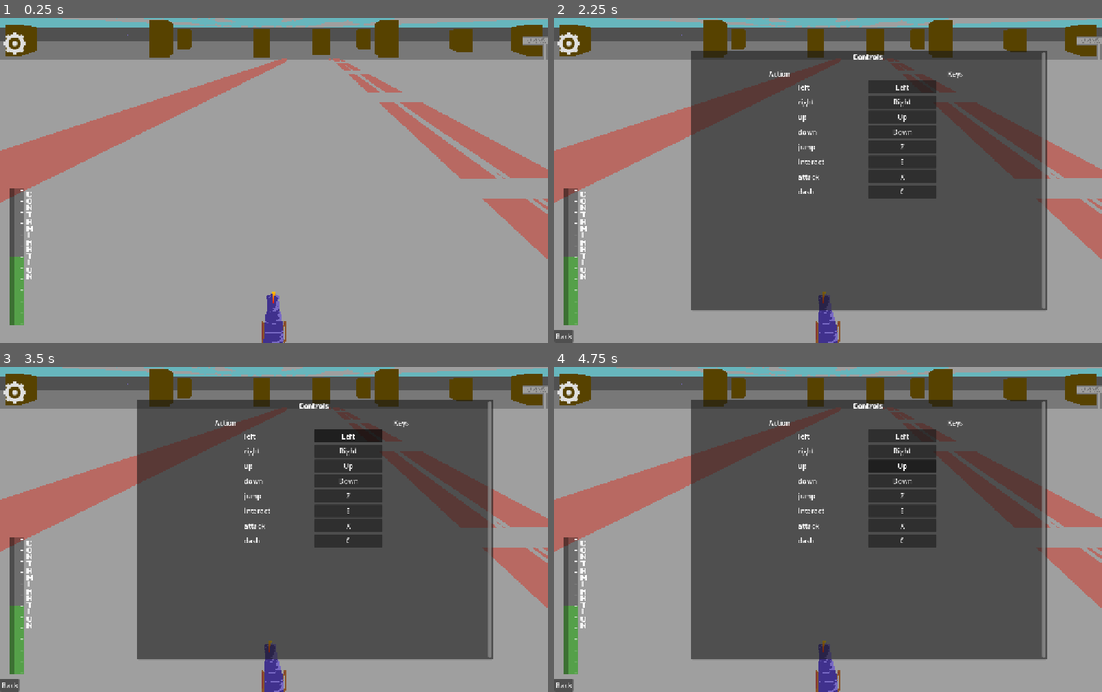
Above: before the commit, frames 1-4 (two rows, left to right).
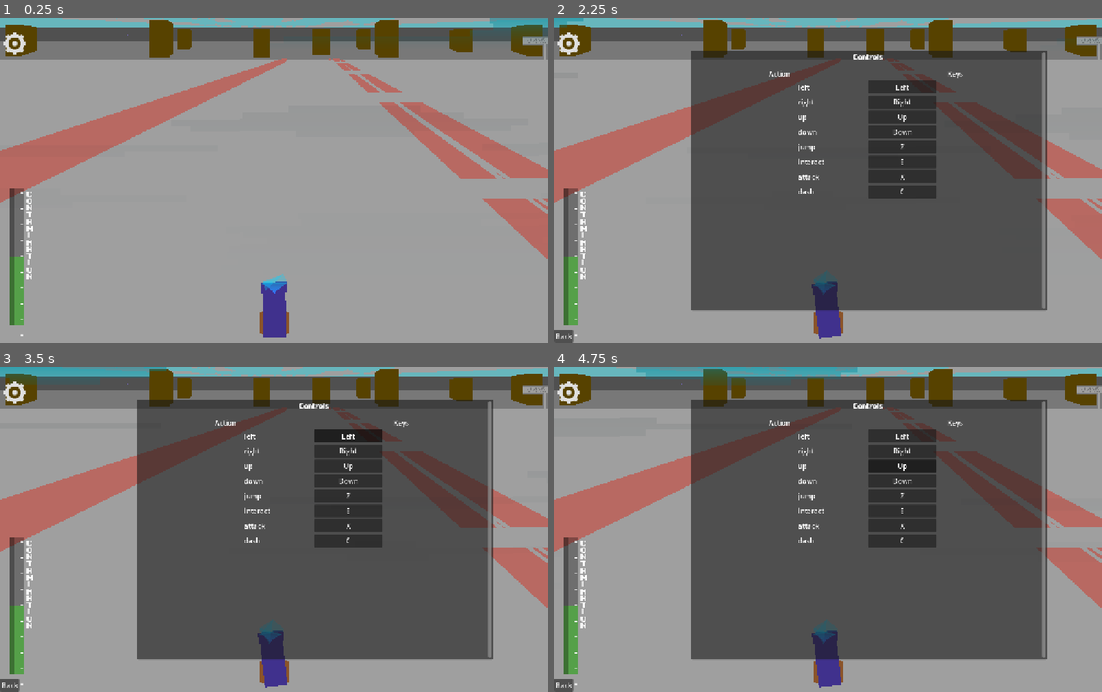
Above: after the commit, the same moments.

Repository: Yanndri/ggj2026
Game: Godot game, scene res://game_scene.tscn
Same seed, same stepped clock (60 frames per second), same inputs: the game is played once before the commit and once after it. Sound files missing from this copy of the repository are replaced by a short silence.
Inputs:
- Up to frame 1 (0.25 s): no input
- Up to frame 2 (2.25 s): click "⚙" at 0.5 s; click "Graphics" at 1.25 s; click "Controls" at 2 s
- Up to frame 3 (3.5 s): click "Left" at 2.75 s
- Up to frame 4 (4.75 s): click "Right" at 3.5 s; click "Up" at 4.25 s

The runs differ from the first frame. In frame 1, 1.1% of the frame differs, in the area x 3-100%, y 0-100%; in frame 2, 0.7%; in frame 3, 1.6%; in frame 4, 1.9%, in the area x 3-56%, y 0-100%.

Commit message:
added shaders and cooldown visuals

Diff:
--- a/Scripts/shooter.gd
+++ b/Scripts/shooter.gd
@@ -27,6 +27,8 @@
 
 # Called when the node enters the scene tree for the first time.
 func _ready() -> void:
+	%cooldown.visible = false
+
 	bullet_speed = default_bullet_speed
 	rotate_shooter(3)
 
@@ -50,17 +52,21 @@
 		self.scale.x += 0.2
 		self.scale.y = 0.8
 		bullet_speed = default_bullet_speed * (self.scale.x * 5)
-	if Input.is_action_just_released("interact"):
+	if Input.is_action_just_released("interact") and not in_cooldown:
 		shoot(bullet_speed)
+		%cooldown.value = 0
+		%cooldown.visible = true
+		start_cooldown()
 		self.scale.x = 1
 		self.scale.y = 1
-	#if Input.is_action_just_pressed("interact"):
-		#shooter_animations.play("shoot")
-		#if not in_cooldown:
-			#shoot()
-			#start_cooldown()
+		#shoot()
+
 
 func start_cooldown():
+	var tween = create_tween()
+
 	in_cooldown = true
+	tween.tween_property(%cooldown, "value", 100, cooldown)
 	await get_tree().create_timer(cooldown).timeout
 	in_cooldown = false
+	%cooldown.visible = false
--- a/Theme/MainTheme.tres
+++ b/Theme/MainTheme.tres
@@ -1,7 +1,9 @@
 [gd_resource type="Theme" format=3 uid="uid://cxcisb3oec71x"]
 
 [ext_resource type="FontFile" uid="uid://ulp61nt78wrj" path="res://Art/brackeys_platformer_assets/fonts/PixelOperator8-Bold.ttf" id="1_jme7d"]
+[ext_resource type="FontFile" uid="uid://vn8ikwm1d2nk" path="res://Art/Fonts/Noto_Sans_Symbols/static/NotoSansSymbols-Black.ttf" id="2_3kgdn"]
 
 [resource]
 Button/fonts/font = ExtResource("1_jme7d")
+Label/fonts/font = ExtResource("2_3kgdn")
 RichTextLabel/fonts/normal_font = ExtResource("1_jme7d")
--- /dev/null
+++ b/Theme/Shader/clouds_overlay.gdshader
@@ -0,0 +1,93 @@
+shader_type canvas_item;
+
+uniform float wind_dir_angle = 0.0;       // wind direction in degrees clockwise from +x
+uniform float wind_speed = 100.0;         // speed of patch movement in pixels per second
+uniform bool  use_wind_gusts = false;      // toggle smooth speed variation
+uniform float patch_width_px = 300.0;     // horizontal size of noise patches
+uniform float patch_height_px = 10.0;     // vertical thickness of each band
+uniform float pixel_size_px : hint_range(1.0, 64.0, 1.0) = 1.0; // pixel snap size
+uniform float rotation_degrees = -15.0;   // rotation of patch bands
+uniform float threshold = 0.6;            // noise cutoff controlling patch density
+uniform float opacity = 0.1;              // alpha strength of visible patches
+
+float hash(vec2 p) {
+    // fast deterministic pseudo random per grid cell
+    return fract(sin(dot(p, vec2(127.1, 311.7))) * 43758.5453123);
+}
+
+float noise(vec2 p) {
+    // smooth value noise built from hashed grid corners
+    vec2 i = floor(p);
+    vec2 f = fract(p);
+
+    float a = hash(i);
+    float b = hash(i + vec2(1.0, 0.0));
+    float c = hash(i + vec2(0.0, 1.0));
+    float d = hash(i + vec2(1.0, 1.0));
+
+    vec2 u = f * f * (3.0 - 2.0 * f);
+
+    return mix(a, b, u.x)
+         + (c - a) * u.y * (1.0 - u.x)
+         + (d - b) * u.x * u.y;
+}
+
+vec2 rotate(vec2 p, float angle_rad) {
+    // rotates coordinates around origin
+    float c = cos(angle_rad);
+    float s = sin(angle_rad);
+    return vec2(
+        p.x * c - p.y * s,
+        p.x * s + p.y * c
+    );
+}
+
+void fragment() {
+    // screen uv converted into pixel space
+    vec2 p = SCREEN_UV / SCREEN_PIXEL_SIZE;
+
+    // convert angle to direction vector in y-down space
+    float wind_rad = radians(wind_dir_angle);
+    vec2 wind_dir = -vec2(cos(wind_rad), sin(wind_rad));
+
+    // animate noise sampling position
+	float wind_gust_speed = 1.0; // max extra speed fraction
+	float wind_gust_rate = 0.5;  // gust angular frequency
+
+	if (use_wind_gusts) {
+	    float phase = wind_gust_rate * TIME;
+
+	    float dist = wind_speed * TIME * (1.0 + 0.5 * wind_gust_speed)
+	               - wind_speed * (0.5 * wind_gust_speed / wind_gust_rate)
+	                 * cos(phase);
+
+	    p += wind_dir * dist;
+	} else {
+	    p += wind_dir * TIME * wind_speed;
+	}
+
+    // rotate noise space to tilt patches
+    float angle = radians(rotation_degrees);
+    p = rotate(p, angle);
+
+    // enforce hard pixel snapping
+    p = floor(p / pixel_size_px) * pixel_size_px;
+
+    // split space into horizontal bands
+    float band = floor(p.y / patch_height_px);
+
+    // noise stretched along x to form elongated patches
+    float x_noise = noise(vec2(p.x / patch_width_px, band * 0.25));
+    float band_noise = hash(vec2(band, 19.0));
+    float n = x_noise * 0.8 + band_noise * 0.2;
+
+    // binary mask deciding where patches appear
+    float mask = step(threshold, n);
+
+    // sample base color including texture and tint
+    vec4 base = texture(TEXTURE, UV) * COLOR;
+
+    // reveal base color only inside patch mask
+    base.a *= mask * opacity;
+    COLOR = base;
+}
--- a/game_scene.tscn
+++ b/game_scene.tscn
@@ -1,6 +1,7 @@
 [gd_scene format=3 uid="uid://c31ubc02o2ih6"]
 
 [ext_resource type="Script" uid="uid://bnrir4pg35evx" path="res://Scripts/game_scene.gd" id="1_ueiaa"]
+[ext_resource type="Shader" uid="uid://lq1t1dj57lbu" path="res://Theme/Shader/clouds_overlay.gdshader" id="2_daj04"]
 [ext_resource type="Texture2D" uid="uid://l537cd30wow2" path="res://Art/Aseprite/worldmap.png" id="2_ueiaa"]
 [ext_resource type="Script" uid="uid://baibw7t27hkdx" path="res://Scripts/shooter.gd" id="2_v1wow"]
 [ext_resource type="PackedScene" uid="uid://bxpbs6nppon8i" path="res://bullet.tscn" id="3_v1wow"]
@@ -12,6 +13,34 @@
 [ext_resource type="AudioStream" uid="uid://cyfa1jrf5xwvt" path="res://addons/base_button/click.wav" id="9_j5hk1"]
 [ext_resource type="Script" uid="uid://v5y7slqc7hfb" path="res://addons/modded_settings/settings.gd" id="10_ueiaa"]
 [ext_resource type="PackedScene" uid="uid://c316m6ovwsluh" path="res://Scenes/main_menu.tscn" id="12_mlphb"]
+
+[sub_resource type="ShaderMaterial" id="ShaderMaterial_mlphb"]
+shader = ExtResource("2_daj04")
+shader_parameter/wind_dir_angle = 0.48
+shader_parameter/wind_speed = 100.0
+shader_parameter/use_wind_gusts = false
+shader_parameter/patch_width_px = 300.0
+shader_parameter/patch_height_px = 5.77
+shader_parameter/pixel_size_px = 1.0
+shader_parameter/rotation_degrees = 0.21
+shader_parameter/threshold = 0.55
+shader_parameter/opacity = 0.86
+
+[sub_resource type="Gradient" id="Gradient_h5hfs"]
+colors = PackedColorArray(2.5027991e-06, 0.7308023, 0.78497225, 0.7490196, 0, 0.6117647, 0.654902, 0)
+
+[sub_resource type="GradientTexture2D" id="GradientTexture2D_snaye"]
+gradient = SubResource("Gradient_h5hfs")
+fill_from = Vector2(0.5, 0)
+fill_to = Vector2(0.5, 1)
+
+[sub_resource type="Gradient" id="Gradient_mlphb"]
+colors = PackedColorArray(0, 0.27919823, 0.30155006, 0.2909957, 0, 0.6117647, 0.654902, 0)
+
+[sub_resource type="GradientTexture2D" id="GradientTexture2D_opqoc"]
+gradient = SubResource("Gradient_mlphb")
+fill_from = Vector2(0.5, 0)
+fill_to = Vector2(0.5, 1)
 
 [sub_resource type="Animation" id="Animation_daj04"]
 length = 0.001
@@ -78,6 +107,53 @@
 	pass
 "
 
+[sub_resource type="Gradient" id="Gradient_opqoc"]
+interpolation_mode = 1
+offsets = PackedFloat32Array(0, 0.9818653)
+colors = PackedColorArray(1, 0, 0, 1, 1, 1, 1, 0)
+
+[sub_resource type="GradientTexture2D" id="GradientTexture2D_bpcsf"]
+gradient = SubResource("Gradient_opqoc")
+width = 120
+height = 32
+
+[sub_resource type="Gradient" id="Gradient_3d2pr"]
+interpolation_mode = 1
+offsets = PackedFloat32Array(0.0025906735, 0.89896375, 0.9818653)
+colors = PackedColorArray(0.5764706, 0.3529412, 0.3529412, 0, 0.53333336, 0.22352941, 0.19607843, 0.23529412, 1, 1, 1, 0)
+
+[sub_resource type="GradientTexture2D" id="GradientTexture2D_h5hfs"]
+gradient = SubResource("Gradient_3d2pr")
+
+[sub_resource type="Gradient" id="Gradient_snaye"]
+interpolation_mode = 1
+offsets = PackedFloat32Array(0, 0.9818653)
+colors = PackedColorArray(0, 0.7882353, 0.3529412, 1, 1, 1, 1, 0)
+
+[sub_resource type="GradientTexture2D" id="GradientTexture2D_1wc4g"]
+gradient = SubResource("Gradient_snaye")
+
+[sub_resource type="GradientTexture2D" id="GradientTexture2D_daj04"]
+gradient = SubResource("Gradient_421uh")
+width = 120
+height = 24
+
+[sub_resource type="GradientTexture2D" id="GradientTexture2D_mlphb"]
+gradient = SubResource("Gradient_btenh")
+width = 120
+height = 24
+fill_from = Vector2(0.5, 0)
+fill_to = Vector2(0.5, 0.3)
+
+[sub_resource type="Gradient" id="Gradient_bpcsf"]
+offsets = PackedFloat32Array(0)
+colors = PackedColorArray(0.47843137, 0.627451, 0.9843137, 1)
+
+[sub_resource type="GradientTexture2D" id="GradientTexture2D_3d2pr"]
+gradient = SubResource("Gradient_bpcsf")
+width = 120
+height = 24
+
 [sub_resource type="GDScript" id="GDScript_blluw"]
 resource_name = "sfx_button"
 script/source = "extends AudioStreamPlayer2D
@@ -88,22 +164,37 @@
 "
 
 [sub_resource type="Curve" id="Curve_daj04"]
-_data = [Vector2(0.11155379, 1), 0.0, 0.0, 0, 0, Vector2(1, 0), 0.0, 0.0, 0, 0]
+_limits = [0.0, 10.0, 0.0, 1.0]
+_data = [Vector2(0, 10), 0.0, 0.0, 0, 0, Vector2(1, 0), 0.0, 0.0, 0, 0]
 point_count = 2
 
 [sub_resource type="Gradient" id="Gradient_daj04"]
-colors = PackedColorArray(1, 0.8901961, 0, 1, 1, 0, 0, 1)
+colors = PackedColorArray(0, 0.8901961, 1, 0.19215687, 0.22745098, 0.41960785, 1, 1)
 
 [node name="GameScene" type="Node2D" unique_id=2096095640]
 script = ExtResource("1_ueiaa")
 
-[node name="TextureRect" type="TextureRect" parent="." unique_id=927491301]
+[node name="Background" type="TextureRect" parent="." unique_id=767879693]
 offset_right = 1280.0
 offset_bottom = 760.0
 texture = ExtResource("2_ueiaa")
 
+[node name="CloudOverlayShader" type="TextureRect" parent="." unique_id=927491301]
+material = SubResource("ShaderMaterial_mlphb")
+offset_top = 1.0
+offset_right = 1280.0
+offset_bottom = 90.0
+texture = SubResource("GradientTexture2D_snaye")
+
+[node name="CloudOverlayShader2" type="TextureRect" parent="." unique_id=1490646610]
+material = SubResource("ShaderMaterial_mlphb")
+offset_top = 100.0
+offset_right = 1280.0
+offset_bottom = 756.0
+texture = SubResource("GradientTexture2D_opqoc")
+
 [node name="Cannon" type="Node2D" parent="." unique_id=687507015]
-position = Vector2(640, 736)
+position = Vector2(642, 713)
 scale = Vector2(0.5, 0.5)
 
 [node name="UnderCannon" type="Sprite2D" parent="Cannon" unique_id=910924253]
@@ -117,7 +208,7 @@
 launcher = NodePath("Launcher")
 bullet_scene = ExtResource("3_v1wow")
 shooter_animations = NodePath("ShooterAnimations")
-cooldown = 1.0
+cooldown = 0.5
 
 [node name="Launcher" type="Marker2D" parent="Cannon/Shooter" unique_id=1307691030]
 position = Vector2(2.000019, -181.00002)
@@ -199,6 +290,64 @@
 N"
 fit_content = true
 
+[node name="cooldown_redacted" type="TextureProgressBar" parent="CanvasLayer/UI" unique_id=1948049768]
+visible = false
+modulate = Color(1, 1, 1, 0.53333336)
+layout_mode = 0
+offset_left = 869.0
+offset_top = 112.0
+offset_right = 933.0
+offset_bottom = 176.0
+scale = Vector2(2, 2)
+theme = ExtResource("6_e35lh")
+value = 100.0
+fill_mode = 3
+texture_under = SubResource("GradientTexture2D_bpcsf")
+texture_over = SubResource("GradientTexture2D_h5hfs")
+texture_progress = SubResource("GradientTexture2D_1wc4g")
+
+[node name="shoot_label" type="Label" parent="CanvasLayer/UI/cooldown_redacted" unique_id=1821551358]
+visible = false
+layout_mode = 0
+offset_left = 4.0
+offset_top = 14.0
+offset_right = 60.0
+offset_bottom = 48.0
+theme_override_colors/font_color = Color(1, 0, 0, 1)
+theme_override_font_sizes/font_size = 12
+text = "SHOOT"
+horizontal_alignment = 1
+vertical_alignment = 1
+
+[node name="cooldown" type="TextureProgressBar" parent="CanvasLayer/UI" unique_id=1993421195]
+unique_name_in_owner = true
+layout_mode = 1
+anchors_preset = 2
+anchor_top = 1.0
+anchor_bottom = 1.0
+offset_left = 694.0
+offset_top = -37.0
+offset_right = 821.0
+offset_bottom = -5.0
+grow_vertical = 0
+size_flags_horizontal = 3
+size_flags_vertical = 3
+value = 50.0
+texture_under = SubResource("GradientTexture2D_daj04")
+texture_over = SubResource("GradientTexture2D_mlphb")
+texture_progress = SubResource("GradientTexture2D_3d2pr")
+
+[node name="shoot_label" type="Label" parent="CanvasLayer/UI/cooldown" unique_id=246198858]
+layout_mode = 0
+offset_left = 30.0
+offset_top = -41.0
+offset_right = 109.0
+offset_bottom = 9.0
+theme_override_font_sizes/font_size = 24
+text = "Wait..."
+horizontal_alignment = 1
+vertical_alignment = 1
+
 [node name="settings" type="Button" parent="CanvasLayer" unique_id=1995971175]
 process_mode = 3
 offset_left = 4.0
Binary file changed: Art/Aseprite/Cannon.aseprite
Binary file changed: Art/Aseprite/Cannon.png
Binary file changed: Art/Aseprite/cannon_under.aseprite
Binary file changed: Art/Aseprite/cannon_under.png
Not shown, added: Theme/Shader/clouds_overlay.gdshader.uid
